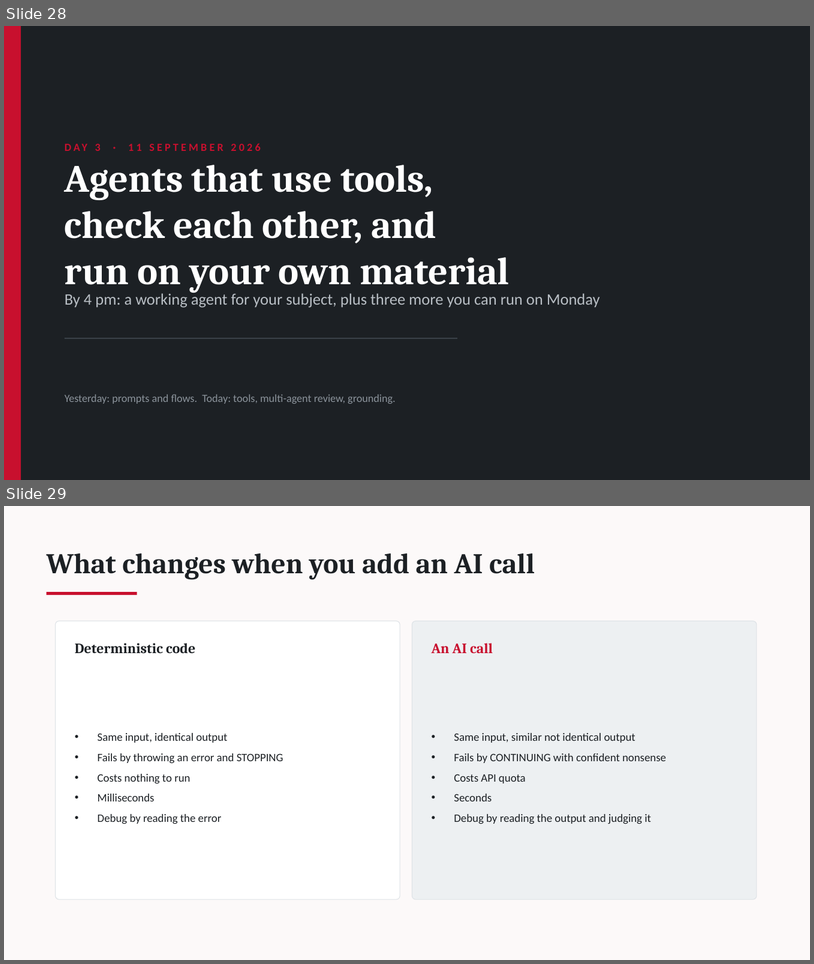
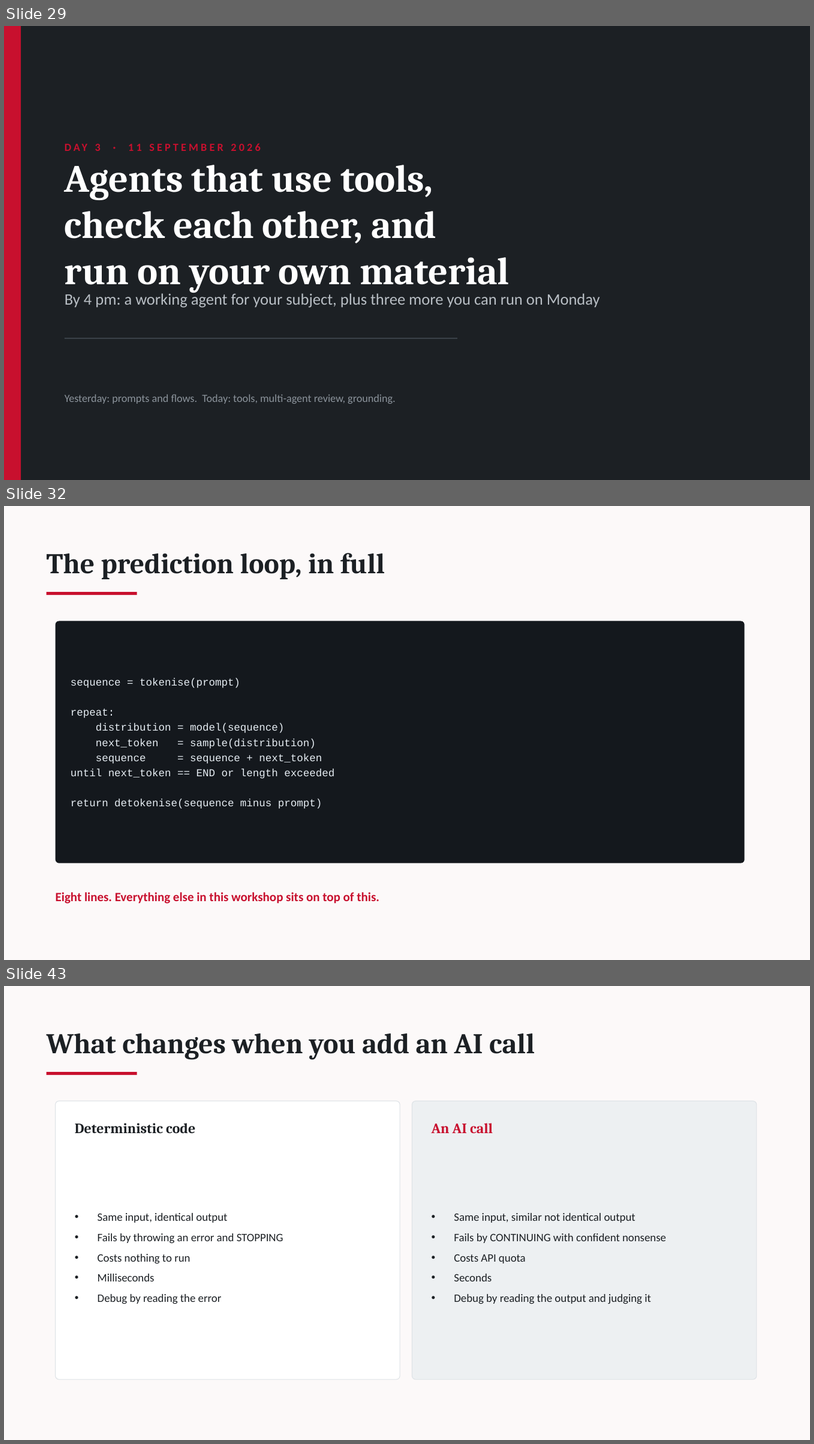
Before and after one commit to dineshkwadhwani/thecoachdinesh, a slide deck: courses/ai/workshop/03_Facilitator/PPT1_Workshop_Slides.pptx. Shown one above the other, each under a label of ours: slides 28 and 29 before the commit, slides 29, 32 and 43 after it; the slides between them are not shown. The pictures are 814x964 and 814x1444 pixels, drawn with LibreOffice and Linux fonts; fonts in the diff are those of the drawing. Boxes give left, top, right and bottom in pixels: in the first picture for what was removed or moved away, otherwise in the second. Text is boxed around its words. In the diff, an @@ line names an element or a change of style, - is before the commit and + after.

```diff
--- a/courses/ai/workshop/03_Facilitator/PPT1_Workshop_Slides.pptx
+++ b/courses/ai/workshop/03_Facilitator/PPT1_Workshop_Slides.pptx
@@ slide 32 added at [4, 506, 810, 960], background #FCF9F9 @@
@@ text added at [47, 553, 385, 579], 34 pt, text #1C2024, bold @@
+The prediction loop, in full
@@ rectangle added at [47, 592, 137, 595], fill #C8102E @@
@@ rounded rectangle added at [56, 621, 745, 863], fill #14181D @@
@@ text added at [71, 678, 335, 808], 12.5 pt, text #E6EDF3 @@
+sequence = tokenise(prompt)
+repeat:
+distribution = model(sequence)
+next_token = sample(distribution)
+sequence = sequence + next_token
+until next_token == END or length exceeded
+return detokenise(sequence minus prompt)
@@ text added at [56, 892, 380, 903], 15 pt, text #C8102E, bold @@
+Eight lines. Everything else in this workshop sits on top of this.
@@ what was slide 28 is now slide 29 @@
@@ what was slide 29 is now slide 43 @@
```
Also in this commit, not shown: 8 slides changed, 30 other slides added, 4 slides removed, 3 other files.
